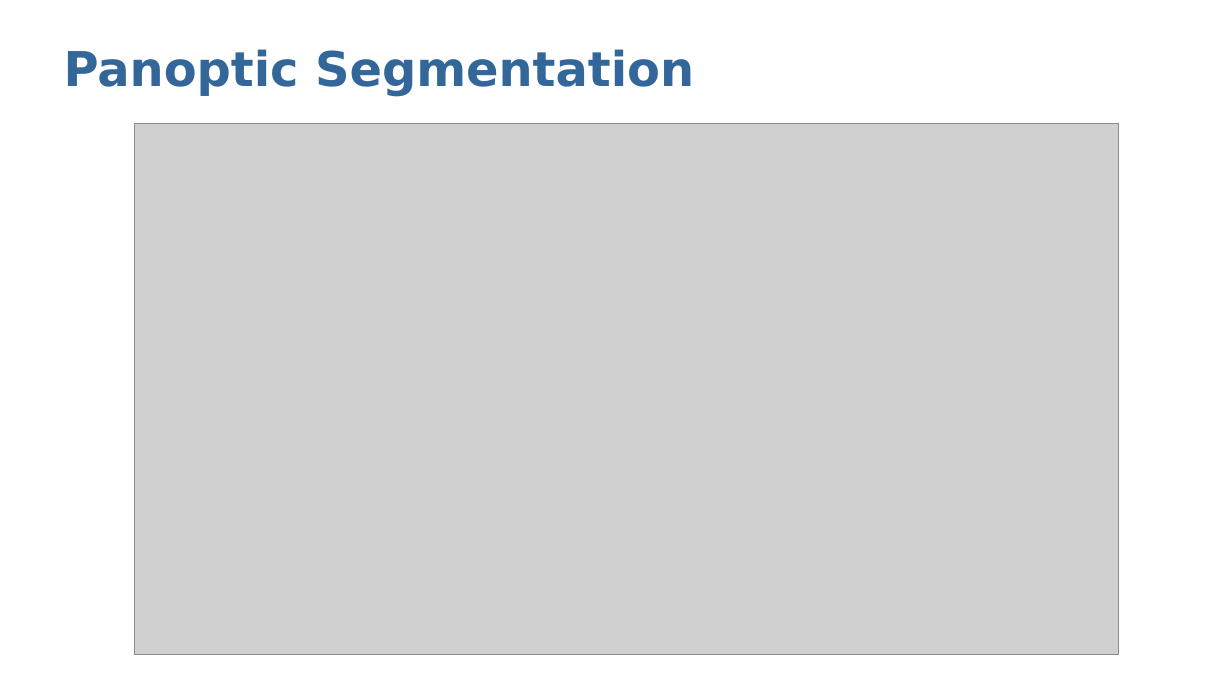
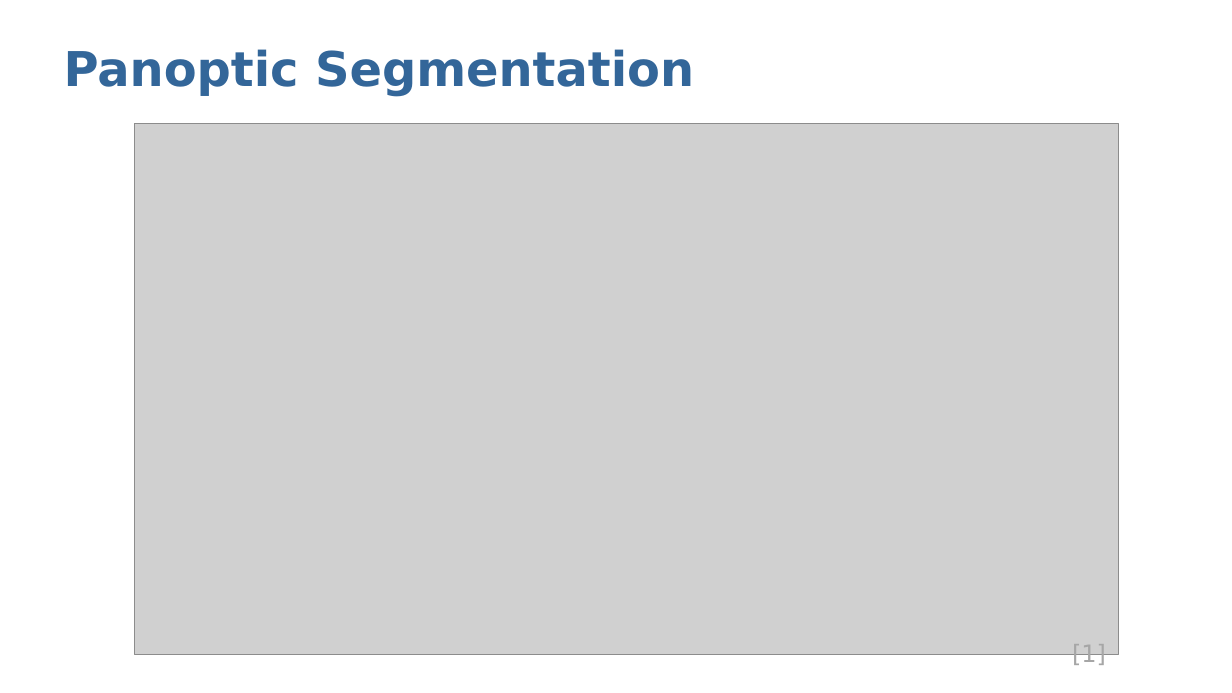
Before and after one commit to Dystron/Forked_EfficientPS, a slide deck: slide 2 of Crop-Aware Panoptic Segmentation.pptx. Drawn at 1232x693 pixels with LibreOffice and Linux fonts; fonts in the diff are those of the drawing; grey boxes stand for pictures. Boxes give left, top, right and bottom in pixels: in the first picture for what was removed or moved away, otherwise in the second. Text is boxed around its words. In the diff, an @@ line names an element or a change of style, - is before the commit and + after.

```diff
--- a/Crop-Aware Panoptic Segmentation.pptx
+++ b/Crop-Aware Panoptic Segmentation.pptx
@@ text added at [1072,644,1106,669], 14 pt, text #A6A6A6 @@
+[1]
```
Also in this commit, not shown: 6 other slides changed, 3 slides added.
